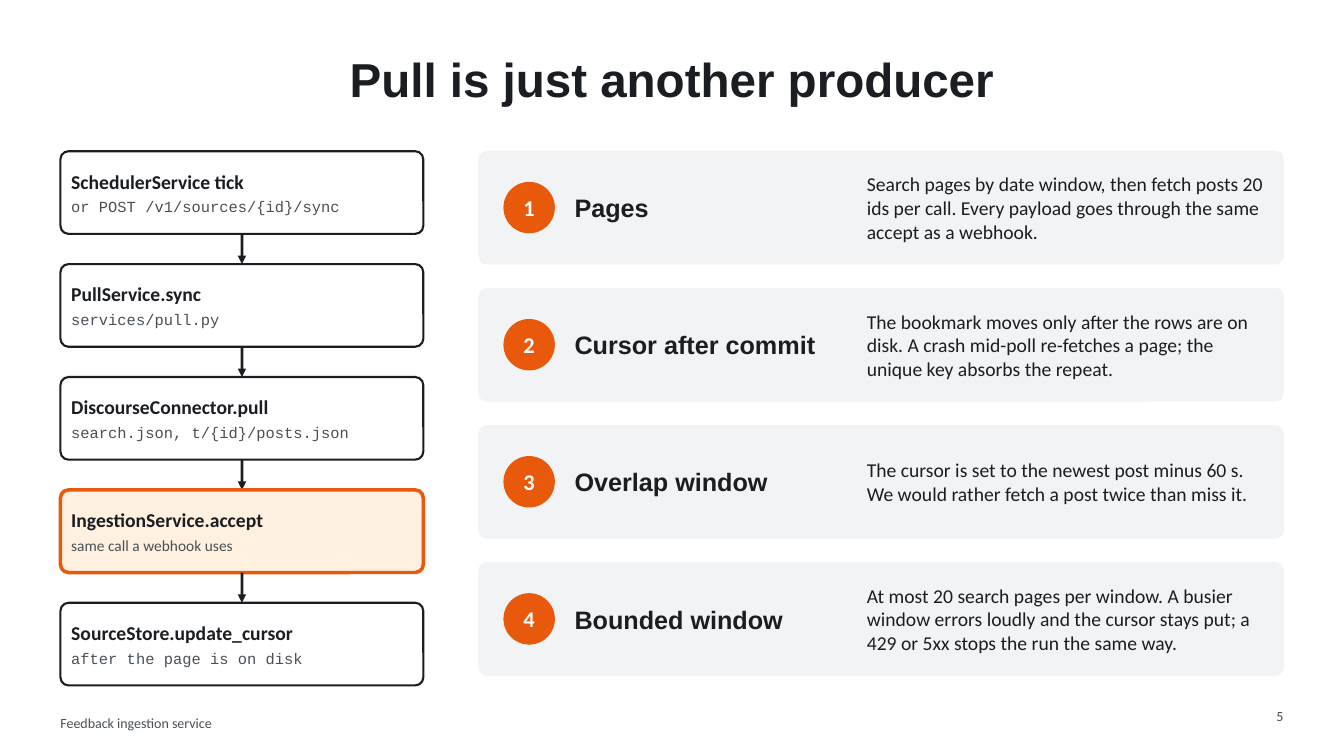
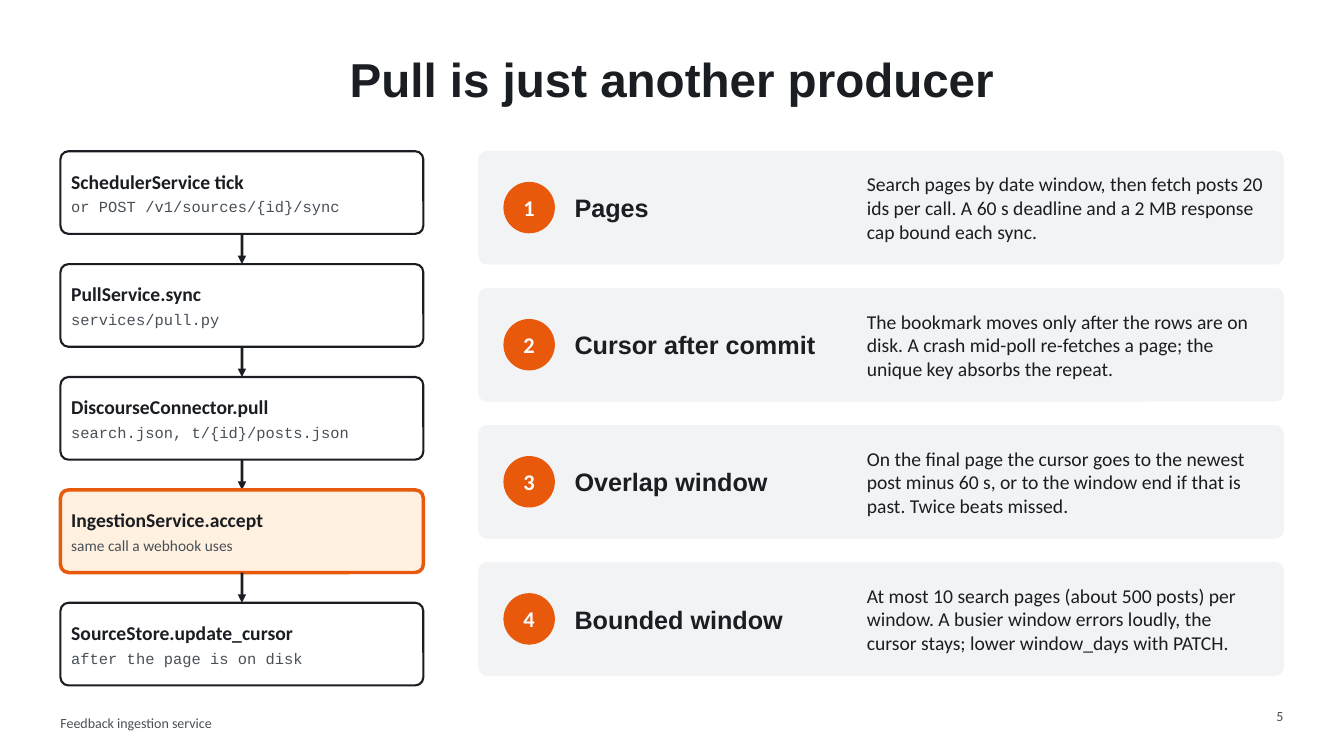
Before and after one commit to regalmoix/feedback-ingest, a slide deck: slide 5 of docs/slides/deck.pptx. Drawn at 1344x756 pixels with LibreOffice and Linux fonts; fonts in the diff are those of the drawing. Boxes give left, top, right and bottom in pixels: in the first picture for what was removed or moved away, otherwise in the second. Text is boxed around its words. In the diff, an @@ line names an element or a change of style, - is before the commit and + after.

```diff
--- a/docs/slides/deck.pptx
+++ b/docs/slides/deck.pptx
@@ text at bbox=[867, 177, 1263, 242]: text changed @@
-Search pages by date window, then fetch posts 20 ids per call. Every payload goes through the same accept as a webhook.
+Search pages by date window, then fetch posts 20 ids per call. A 60 s deadline and a 2 MB response cap bound each sync.
@@ text at bbox=[867, 452, 1245, 516]: text changed @@
-The cursor is set to the newest post minus 60 s. We would rather fetch a post twice than miss it.
+On the final page the cursor goes to the newest post minus 60 s, or to the window end if that is past. Twice beats missed.
@@ text at bbox=[867, 589, 1236, 653]: text changed @@
-At most 20 search pages per window. A busier window errors loudly and the cursor stays put; a 429 or 5xx stops the run the same way.
+At most 10 search pages (about 500 posts) per window. A busier window errors loudly, the cursor stays; lower window_days with PATCH.
```
Also in this commit, not shown: 9 other slides changed, 1 slide added, 23 other files.
